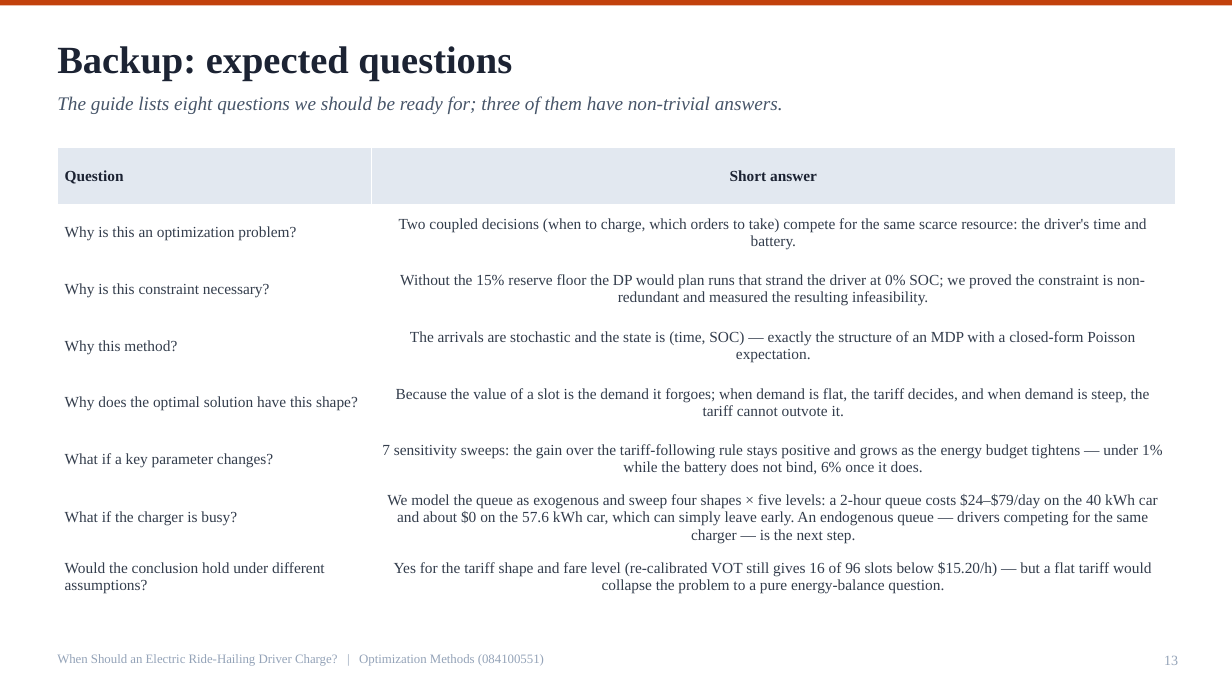
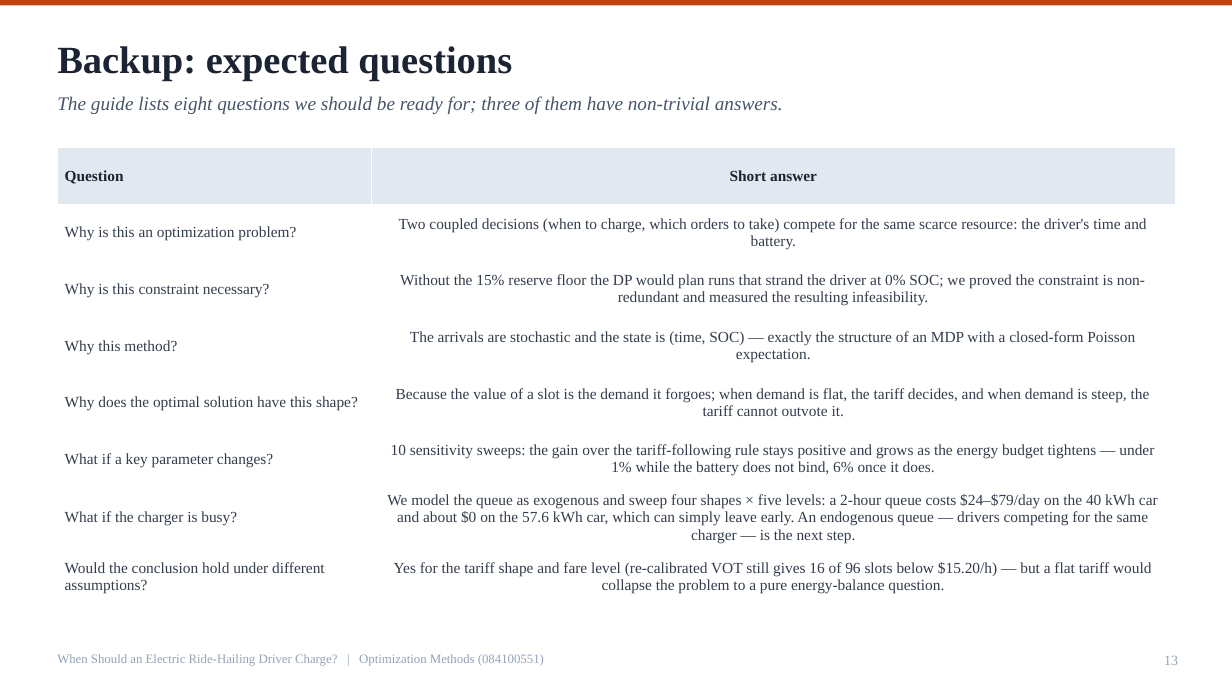
Before and after one commit to Ryan-Big-Data-grade24-scut/ride-hailing-charging, a slide deck: slide 13 of submit/Defense_梁睿希_202464870791.pptx. Drawn at 1232x693 pixels with LibreOffice and Linux fonts; fonts in the diff are those of the drawing. Boxes give left, top, right and bottom in pixels: in the first picture for what was removed or moved away, otherwise in the second. Text is boxed around its words. In the diff, an @@ line names an element or a change of style, - is before the commit and + after.

```diff
--- a/submit/Defense_梁睿希_202464870791.pptx
+++ b/submit/Defense_梁睿希_202464870791.pptx
@@ table at box(57, 148, 1176, 601) @@
-row 6, column 2: 7 sensitivity sweeps: the gain over the tariff-following rule stays positive and grows as the energy budget tightens — under 1% while the battery does not bind, 6% once it does.
+row 6, column 2: 10 sensitivity sweeps: the gain over the tariff-following rule stays positive and grows as the energy budget tightens — under 1% while the battery does not bind, 6% once it does.
```
Also in this commit, not shown: 5 other slides changed, 2 other files.
